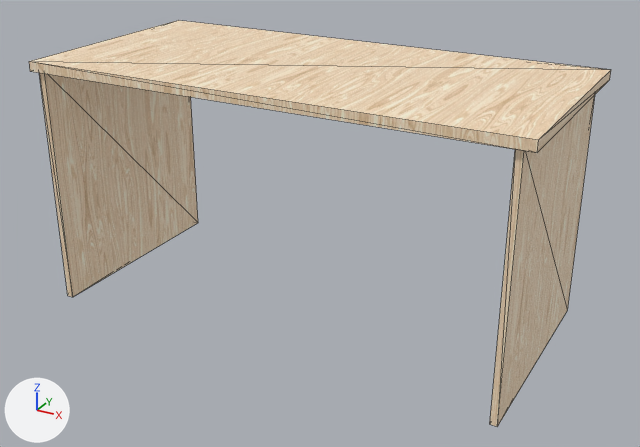
The glTF model assets/models/construction/objects/desktop_01.glb, before and after one commit.
Camera for both pictures: a camera (50 mm lens) standing at (2.099, -2.411, 1.479) and looking at (0.822, -0.088, 0.317). The lights are fixed; the arrows at lower left show +X, +Y and +Z. The picture after the commit comes second. Mesh edges are drawn as thin lines. Where no turn or scale is listed for an object, it has been applied to the vertices. Vertices at exactly the same position are counted once.

The older version as bpy lines, for what is in view:
```python
me_cube_001 = bpy.data.meshes.new('Cube.001')
me_cube_001.from_pydata(...)  # a box spanning x -0.02..1.59, y -0.44..0.32, z 0.3..0.34
me_cube_001.materials.append(mat_anvil_export_material_10)
me_cube_002 = bpy.data.meshes.new('Cube.002')
me_cube_002.from_pydata(...)  # a box spanning x 1.536..1.558, y -0.425..0.316, z -0.496..0.308
me_cube_002.materials.append(mat_anvil_export_material_10)
me_cube_008 = bpy.data.meshes.new('Cube.008')
me_cube_008.from_pydata(...)  # a box spanning x -0.003..0.019, y -0.425..0.316, z -0.496..0.308
me_cube_008.materials.append(mat_anvil_export_material_10)
ob_desktop = bpy.data.objects.new('desktop', me_cube_008)
ob_desktop.location = (0.002, 0.0, 0.492)
ob_desktop_001 = bpy.data.objects.new('desktop.001', me_cube_001)
ob_desktop_001.location = (0.002, 0.0, 0.492)
ob_desktop_002 = bpy.data.objects.new('desktop.002', me_cube_002)
ob_desktop_002.location = (0.002, 0.0, 0.492)
```
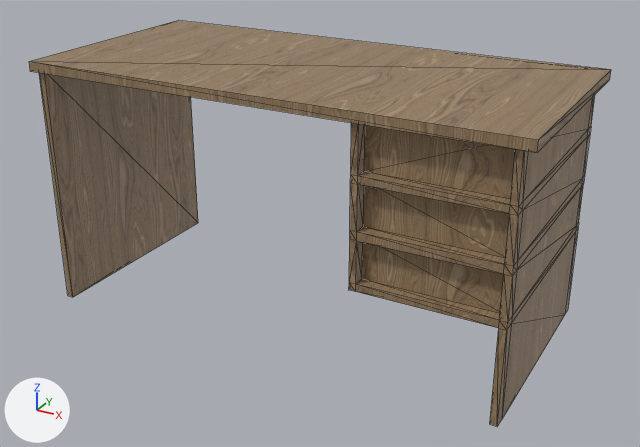
The change, as a diff of the scene's bpy script:
```diff
--- a/assets/models/construction/objects/desktop_01.glb.py
+++ b/assets/models/construction/objects/desktop_01.glb.py
@@ img_wood4 @@
+img_wood4 = load_image('wood4', '_unpacked/wood4', 512, 512, 'sRGB')
@@ mat_anvil_export_material_12 @@
+mat_anvil_export_material_12 = bpy.data.materials.new('ANVIL_EXPORT_Material_12')
+# uses the picture img_wood4
@@ me_cube_008 @@
 me_cube_008.from_pydata(...)  # 8 vertices, 12 faces; spans x -0.003..0.019, y -0.425..0.316, z -0.496..0.308
-me_cube_008.materials.append(mat_anvil_export_material_10)
+me_cube_008.materials.append(mat_anvil_export_material_12)
@@ me_cube_001 @@
 me_cube_001.from_pydata(...)  # 8 vertices, 12 faces; spans x -0.02..1.59, y -0.44..0.32, z 0.3..0.34
-me_cube_001.materials.append(mat_anvil_export_material_10)
+me_cube_001.materials.append(mat_anvil_export_material_12)
@@ me_cube_002 @@
 # used by ob_desktop_002; location = (0.002, 0.0, 0.492)
-me_cube_002.from_pydata(...)  # 8 vertices, 12 faces; spans x 1.536..1.558, y -0.425..0.316, z -0.496..0.308
-me_cube_002.materials.append(mat_anvil_export_material_10)
+me_cube_002.from_pydata(...)  # 103 vertices, 176 faces; spans x 1.098..1.558, y -0.425..0.316, z -0.496..0.332
+# me_cube_002 part 1
+# 12 faces are deleted
+# 14 vertices are added at x 1.098..1.558, y -0.425..0.281, z -0.496..0.317
+# 6 new vertices lie (0.0, 0.0, 0.305) away from vertices in x 1.536..1.558, y -0.425..0.316, z -0.496
+# 6 new vertices lie (0.0, 0.0, -0.152) away from vertices in x 1.536..1.558, y -0.425..0.316, z 0.308
+# 8 new vertices lie (0.0, 0.669, 0.0) away from vertices in x 1.536..1.558, y -0.388, z -0.496..0.308
+# 6 new vertices lie (0.0, 0.0, 0.023) away from vertices in x 1.536..1.558, y -0.425..0.316, z -0.191
+# 7 new vertices lie (-0.416, 0.0, 0.0) away from vertices in x 1.536, y -0.425..0.316, z -0.191..0.156
+# 7 new vertices lie (0.0, 0.0, 0.134) away from vertices in x 1.12..1.558, y -0.425..0.316, z -0.168
+# 7 new vertices lie (-0.022, 0.0, 0.0) away from vertices in x 1.12, y -0.425..0.316, z -0.191..0.156
+# 8 new vertices lie (0.0, 0.0, 0.027) away from vertices in x 1.098..1.558, y -0.425..0.316, z -0.034
+# 10 new vertices lie (0.0, 0.037, 0.0) away from vertices in x 1.098..1.536, y -0.425, z -0.168..0.156
+# 11 new vertices lie (0.0, 0.0, 0.139) away from vertices in x 1.098..1.558, y -0.425..0.316, z -0.007
+# 5 new vertices lie (0.0, 0.0, 0.5) away from vertices in x 1.098..1.536, y -0.388..0.316, z -0.191..-0.168
+# 176 new faces join them
+me_cube_002.materials.append(mat_anvil_export_material_12)
```

Changed parts and their boxes (x1, y1, x2, y2) in the pictures (640 x 447 px):
'desktop.002', reshaped, recoloured (beige to brown, 133% wider): before (490, 95, 595, 427); after (349, 95, 595, 427)
'desktop.001', recoloured (beige to brown): (29, 20, 611, 153) in both
'desktop', recoloured (beige to brown): (39, 73, 198, 297) in both
